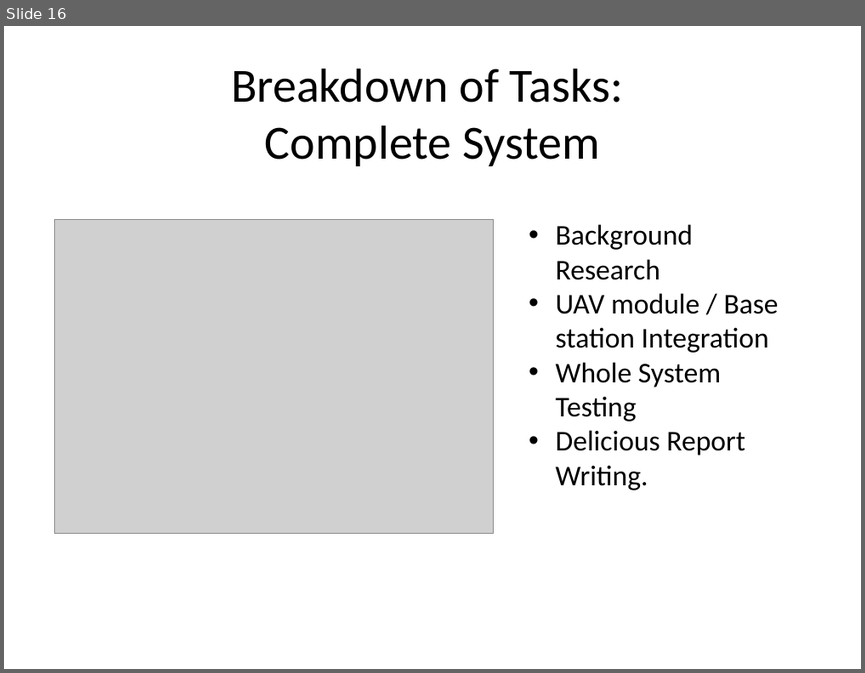
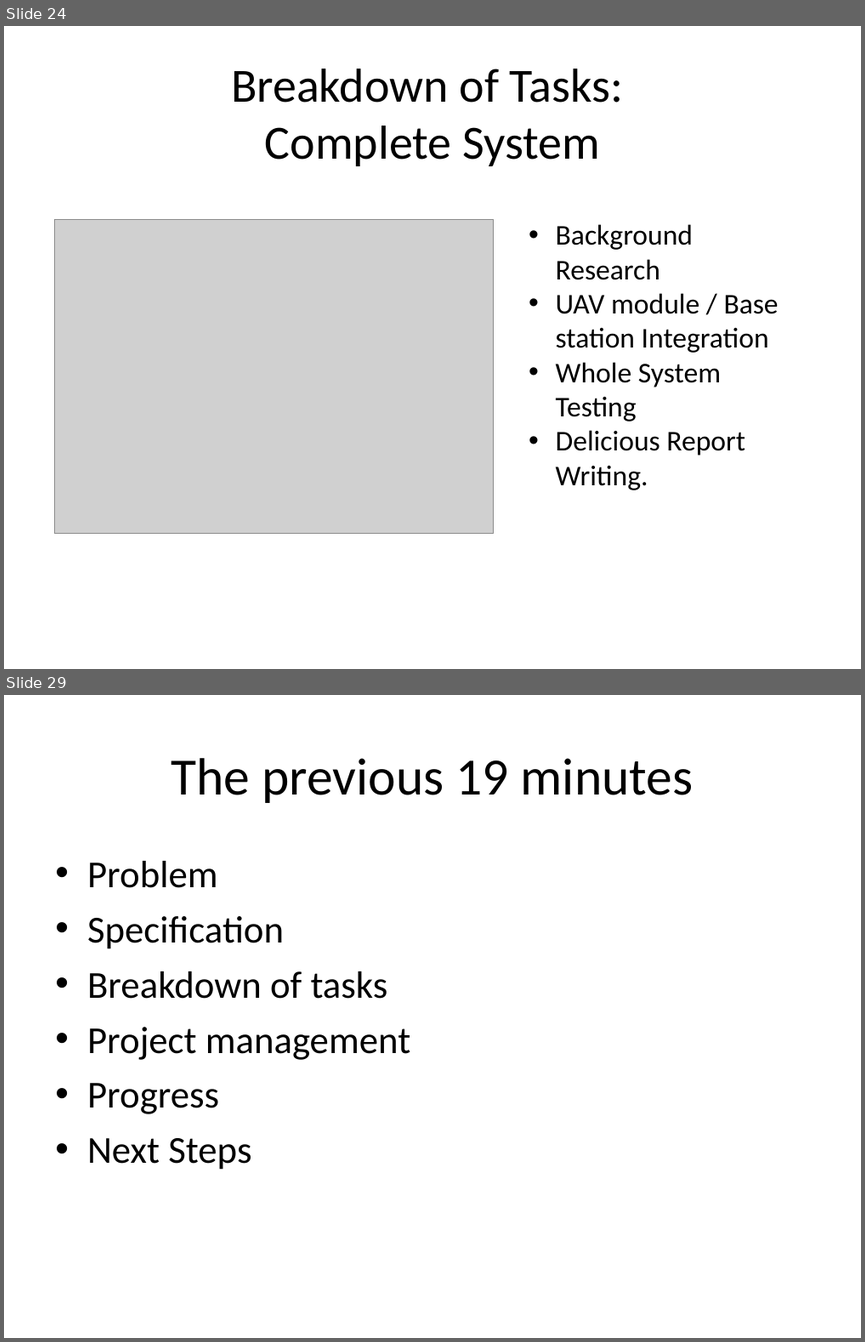
Before and after one commit to andybusse/uavcamera, a slide deck: documents/GDP Group 18 pres.ppt. Shown one above the other, each under a label of ours: slide 16 before the commit, slides 24 and 29 after it; the slides between them are not shown. The pictures are 865x673 and 865x1342 pixels, drawn with LibreOffice and Linux fonts; fonts in the diff are those of the drawing; grey boxes stand for pictures. Boxes give left, top, right and bottom in pixels: in the first picture for what was removed or moved away, otherwise in the second. Text is boxed around its words. In the diff, an @@ line names an element or a change of style, - is before the commit and + after.

```diff
--- a/documents/GDP Group 18 pres.ppt
+++ b/documents/GDP Group 18 pres.ppt
@@ slide 29 added at (x1=4, y1=695, x2=861, y2=1338), background #FFFFFF @@
@@ title added at (x1=171, y1=758, x2=693, y2=803), 44 pt, text #000000 @@
+The previous 19 minutes
@@ text added at (x1=87, y1=861, x2=410, y2=1169), 32 pt, text #000000 @@
+• Problem
+• Specification
+• Breakdown of tasks
+• Project management
+• Progress
+• Next Steps
@@ what was slide 16 is now slide 24 @@
```
Also in this commit, not shown: 7 slides changed, 4 other slides added, 3 slides removed.
